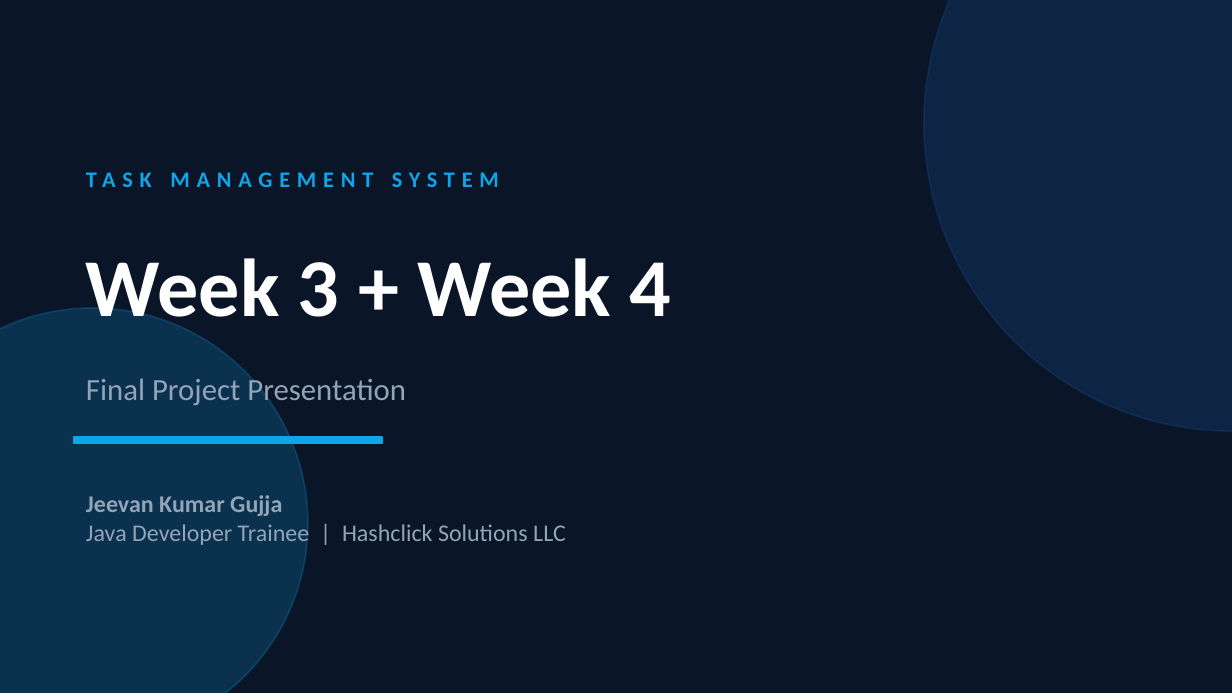
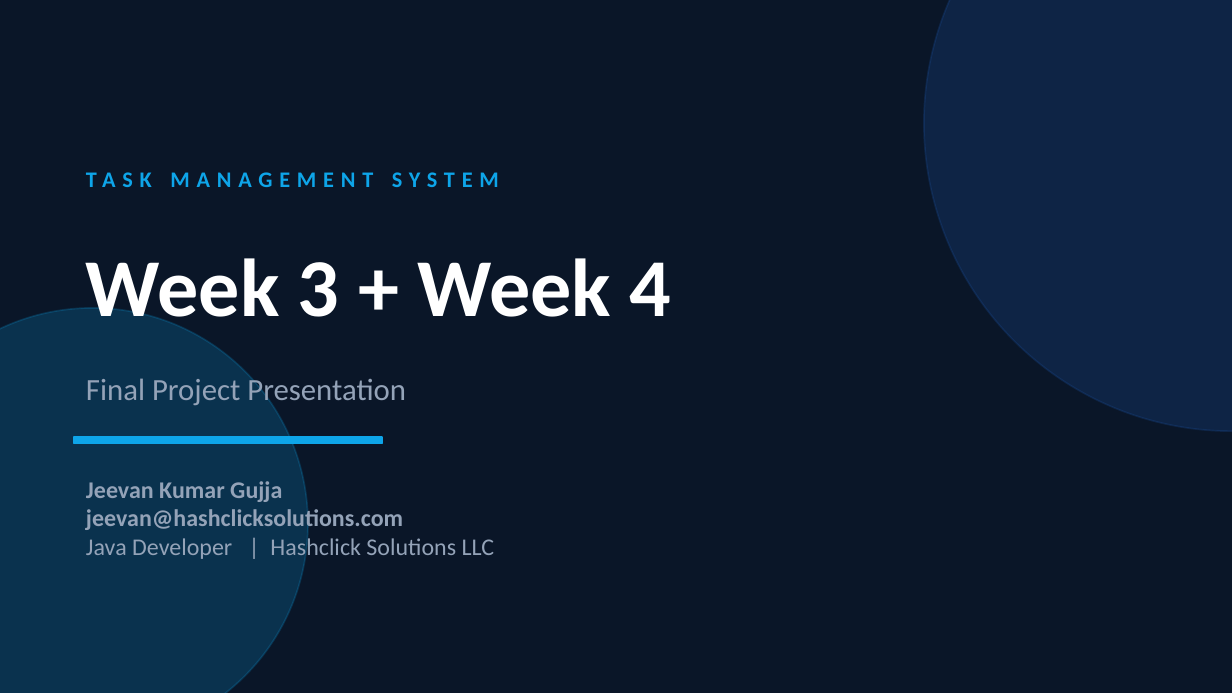
Before and after one commit to jeevankumargujja/week6-taskmanagement, a slide deck: slide 1 of Task-Management-Presentation.pptx. Drawn at 1232x693 pixels with LibreOffice and Linux fonts; fonts in the diff are those of the drawing. Boxes give left, top, right and bottom in pixels: in the first picture for what was removed or moved away, otherwise in the second. Text is boxed around its words. In the diff, an @@ line names an element or a change of style, - is before the commit and + after.

```diff
--- a/Task-Management-Presentation.pptx
+++ b/Task-Management-Presentation.pptx
@@ text at (86, 509, 495, 559): text changed @@
-Java Developer Trainee | Hashclick Solutions LLC
+jeevan@hashclicksolutions.com
+Java Developer | Hashclick Solutions LLC
```
Also in this commit, not shown: 6 other files.
